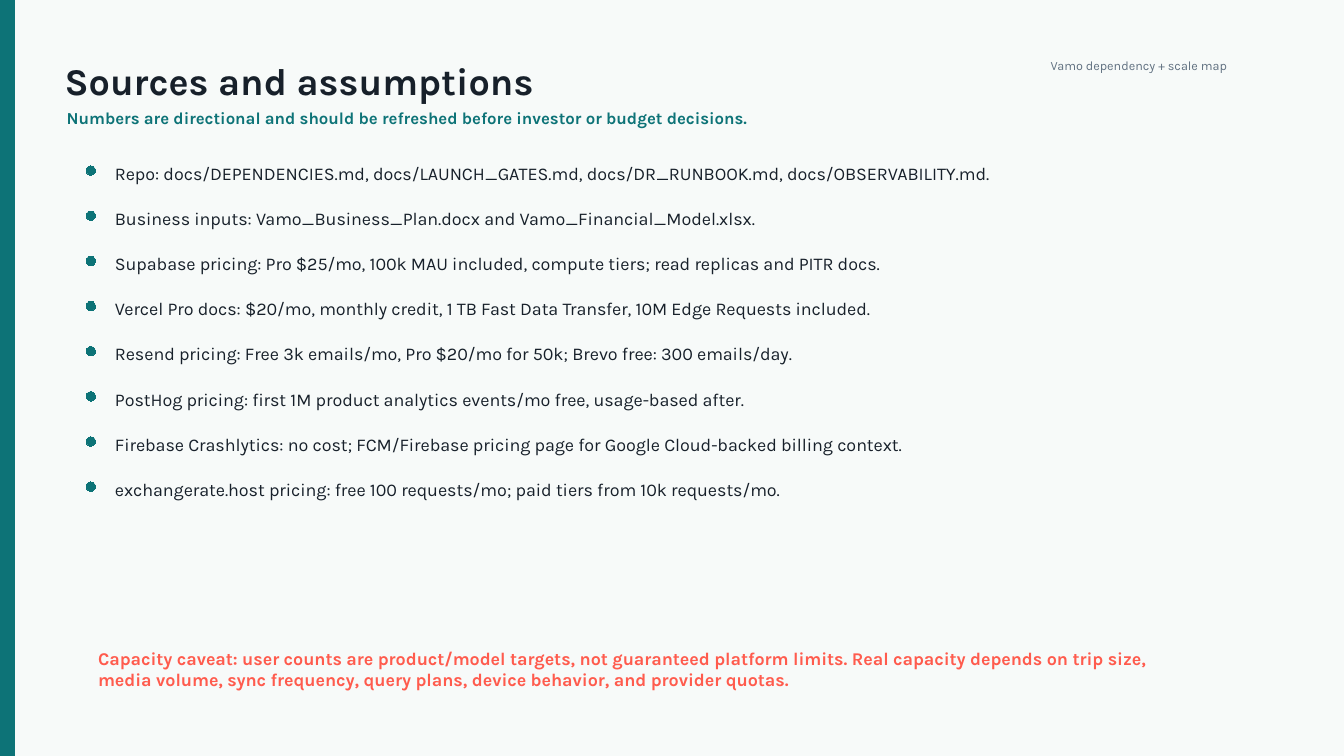
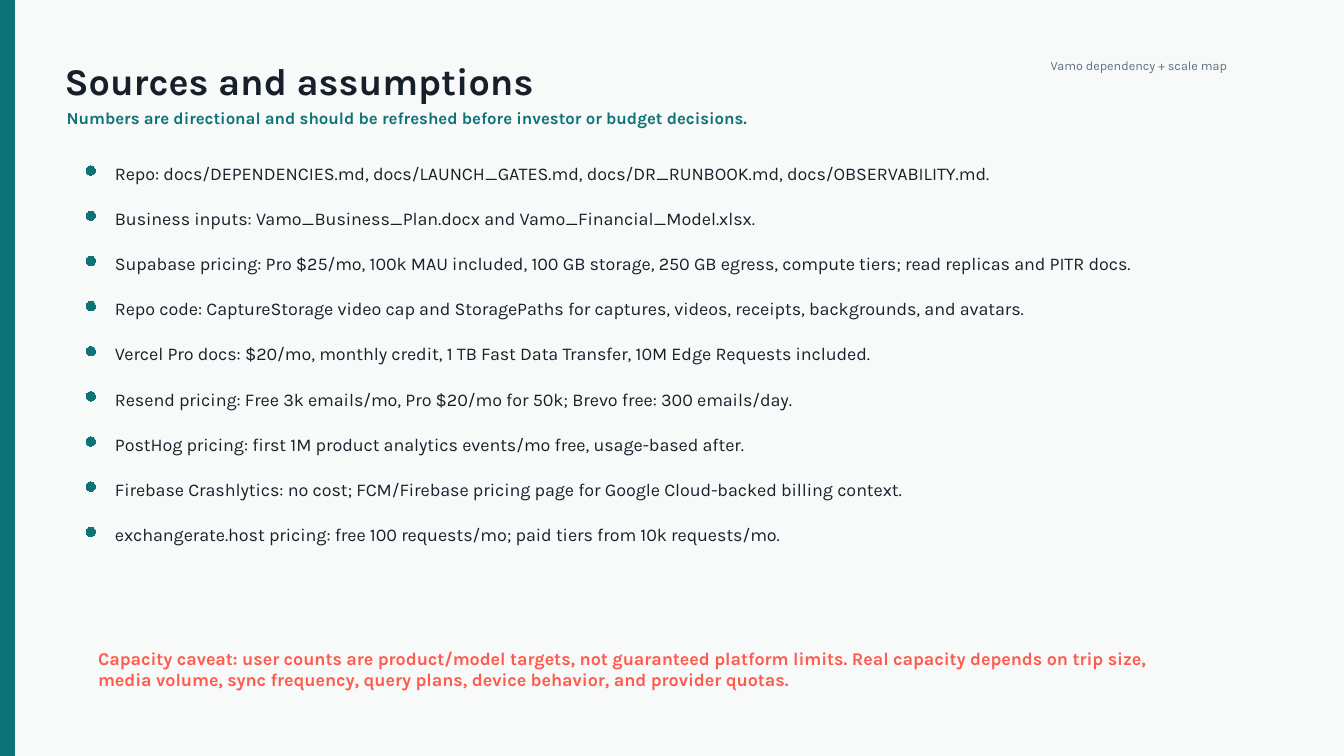
Before and after one commit to zoethos/vamo, a slide deck: slide 15 of docs/business/vamo_dependency_and_scaling_map.pptx (slide 12 before the commit). Drawn at 1344x756 pixels with LibreOffice and Linux fonts; fonts in the diff are those of the drawing. Boxes give left, top, right and bottom in pixels: in the first picture for what was removed or moved away, otherwise in the second. Text is boxed around its words. In the diff, an @@ line names an element or a change of style, - is before the commit and + after.

Commit message:
docs: add storage capacity to scale deck

```diff
--- a/docs/business/vamo_dependency_and_scaling_map.pptx
+++ b/docs/business/vamo_dependency_and_scaling_map.pptx
@@ text at (115,257,1131,275): text changed @@
-Supabase pricing: Pro $25/mo, 100k MAU included, compute tiers; read replicas and PITR docs.
+Supabase pricing: Pro $25/mo, 100k MAU included, 100 GB storage, 250 GB egress, compute tiers; read replicas and PITR docs.
@@ text added at (115,302,1024,320), 12.8 pt, text #17202A @@
+Repo code: CaptureStorage video cap and StoragePaths for captures, videos, receipts, backgrounds, and avatars.
@@ ellipse added at (86,527,95,536), fill #0D7377, outline #0D7377 0 pt @@
@@ 5 texts: place and size @@
-5 texts at (115,302,902,501)
+5 texts at (115,347,902,546)
```
Also in this commit, not shown: 1 other slide changed, 3 slides added.
